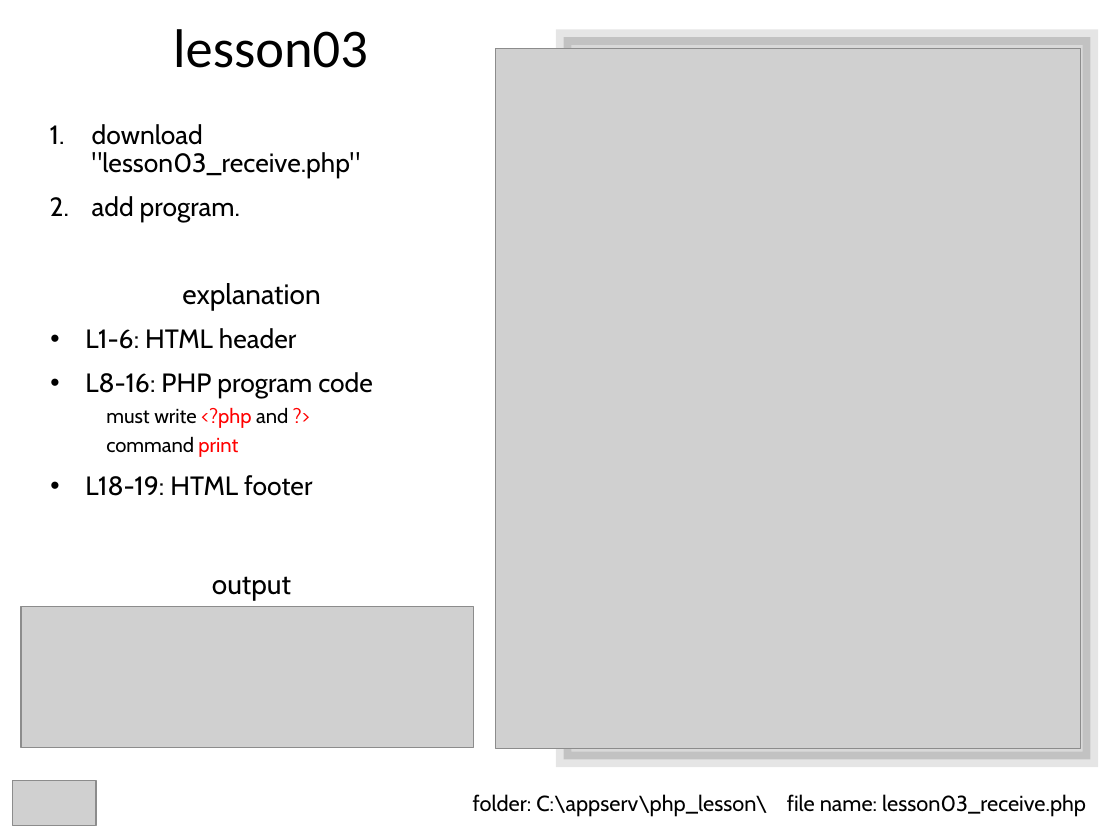
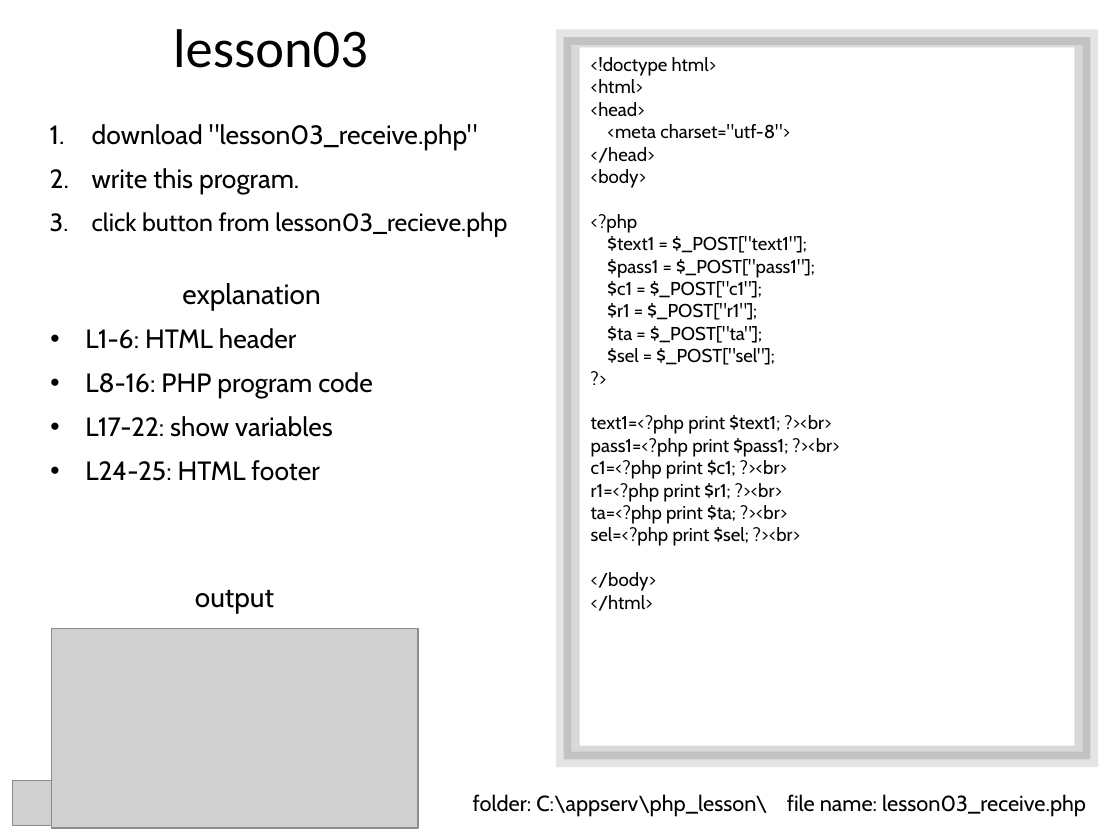
Before and after one commit to lastshogun13/php_lesson, a slide deck: slide 3 of ppt/lesson03.pptx. Drawn at 1120x840 pixels with LibreOffice and Linux fonts; fonts in the diff are those of the drawing; grey boxes stand for pictures. Boxes give left, top, right and bottom in pixels: in the first picture for what was removed or moved away, otherwise in the second. Text is boxed around its words. In the diff, an @@ line names an element or a change of style, - is before the commit and + after.

Commit message:
php_lesson

```diff
--- a/ppt/lesson03.pptx
+++ b/ppt/lesson03.pptx
@@ picture removed at box(495, 48, 1081, 748) @@
@@ rectangle added at box(580, 47, 1075, 746), fill #FFFFFF, 12 pt, text #000000 @@
+<!doctype html>
+<html>
+<head>
+<meta charset="utf-8">
+</head>
+<body>
+<?php
+$text1 = $_POST["text1"];
+$pass1 = $_POST["pass1"];
+$c1 = $_POST["c1"];
+$r1 = $_POST["r1"];
+$ta = $_POST["ta"];
+$sel = $_POST["sel"];
+?>
+text1=<?php print $text1; ?><br>
+pass1=<?php print $pass1; ?><br>
+c1=<?php print $c1; ?><br>
+r1=<?php print $r1; ?><br>
+ta=<?php print $ta; ?><br>
+sel=<?php print $sel; ?><br>
+</body>
+</html>
@@ text at box(92, 168, 507, 236): text changed; size 17 to 16 pt @@
-2. add program.
+2. write this program.
+3. click button from lesson03_recieve.php
@@ text at box(85, 416, 333, 481): text changed; size 13 to 17 pt @@
-  must write <?php and ?>
-  command print
-• L18-19: HTML footer
+• L17-22: show variables
+• L24-25: HTML footer
@@ text "output": place and size @@
-text "output" at box(212, 576, 291, 601)
+text "output" at box(195, 589, 274, 614)
@@ picture removed at box(21, 607, 474, 748) @@
@@ picture added at box(52, 628, 418, 828) @@
```
Also in this commit, not shown: 2 other slides changed, 23 other files.
